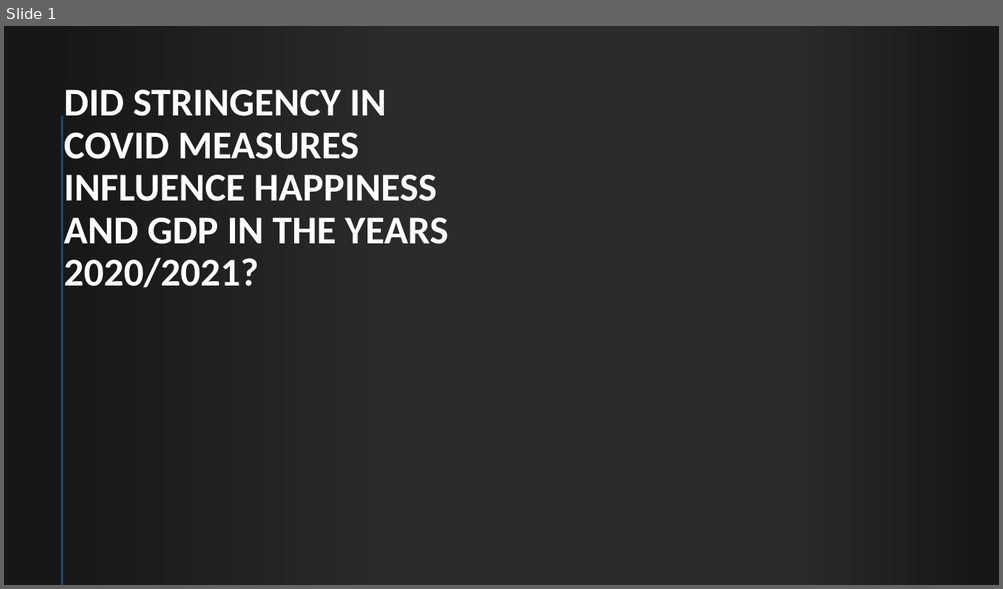
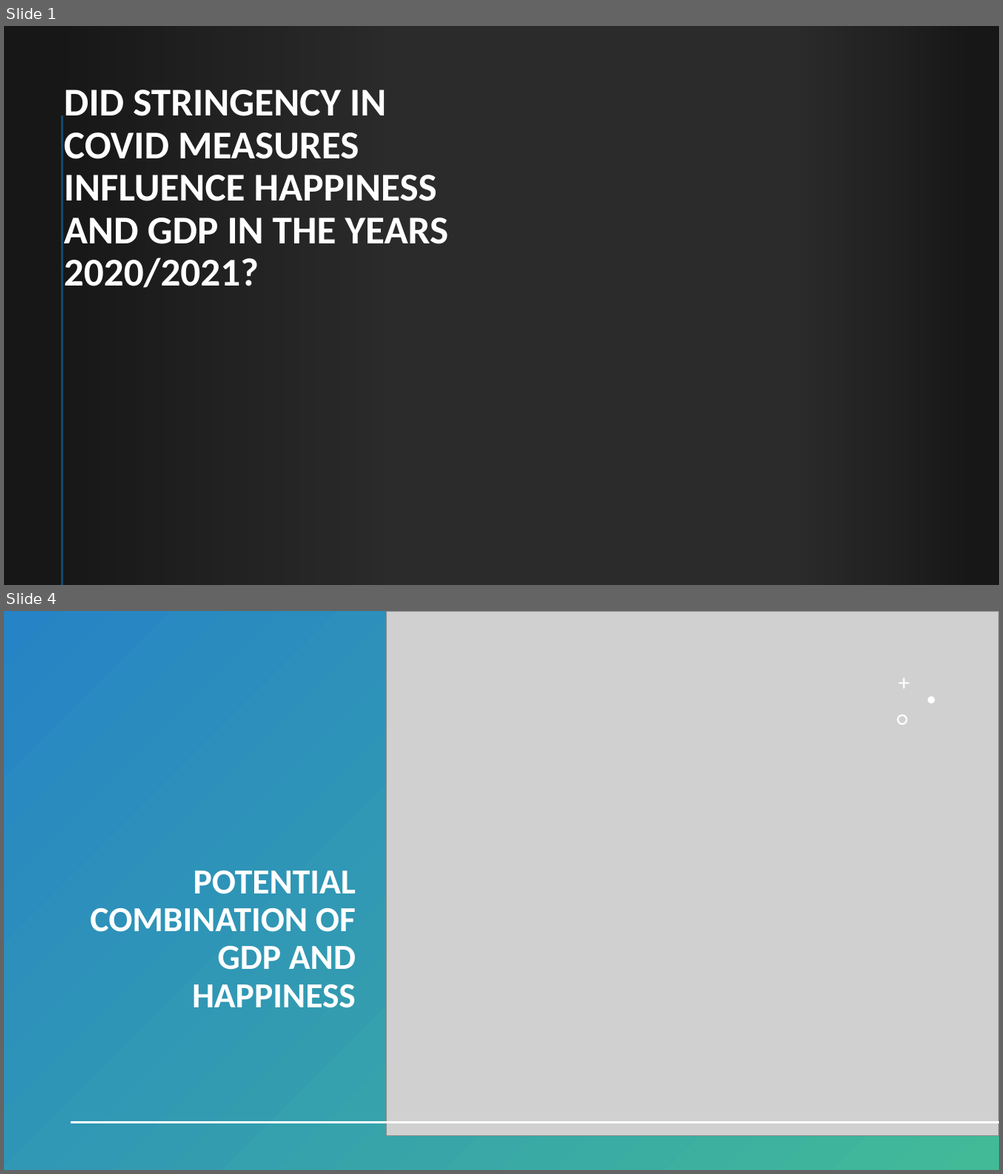
Before and after one commit to BenStrusch/data_group_snb, a slide deck: R.jpeg_with_methods.pptx. Shown one above the other, each under a label of ours: slide 1 before the commit, slides 1 and 4 after it; the slides between them are not shown. The pictures are 1003x589 and 1003x1174 pixels, drawn with LibreOffice and Linux fonts; fonts in the diff are those of the drawing; grey boxes stand for pictures; background and template pictures are left out; a plain dark background stands for a picture behind light text. Boxes give left, top, right and bottom in pixels: in the first picture for what was removed or moved away, otherwise in the second. Text is boxed around its words. In the diff, an @@ line names an element or a change of style, - is before the commit and + after.

```diff
--- a/R.jpeg_with_methods.pptx
+++ b/R.jpeg_with_methods.pptx
@@ slide 4 added at box(4, 611, 999, 1170), background #FFFFFF @@
@@ rectangle added at box(4, 611, 999, 1170), fill gradient #2683C6 to #42BA97 @@
@@ picture added at box(387, 611, 999, 1136) @@
@@ line added from (62, 640) to (62, 1170), #42BA97 2 pt @@
@@ freeform shape added at box(898, 678, 909, 689), fill #FFFFFF @@
@@ freeform shape added at box(928, 696, 935, 703), fill #FFFFFF @@
@@ line added from (62, 702) to (62, 1170), #42BA97 2 pt @@
@@ freeform shape added at box(897, 715, 908, 725), fill #FFFFFF @@
@@ title added at box(90, 871, 356, 1008), 34 pt, text #FFFFFF, bold @@
+POTENTIAL COMBINATION OF GDP AND HAPPINESS
@@ line added from (998, 1123) to (72, 1123), #FFFFFF 2 pt @@
```
Also in this commit, not shown: 2 slides changed.
